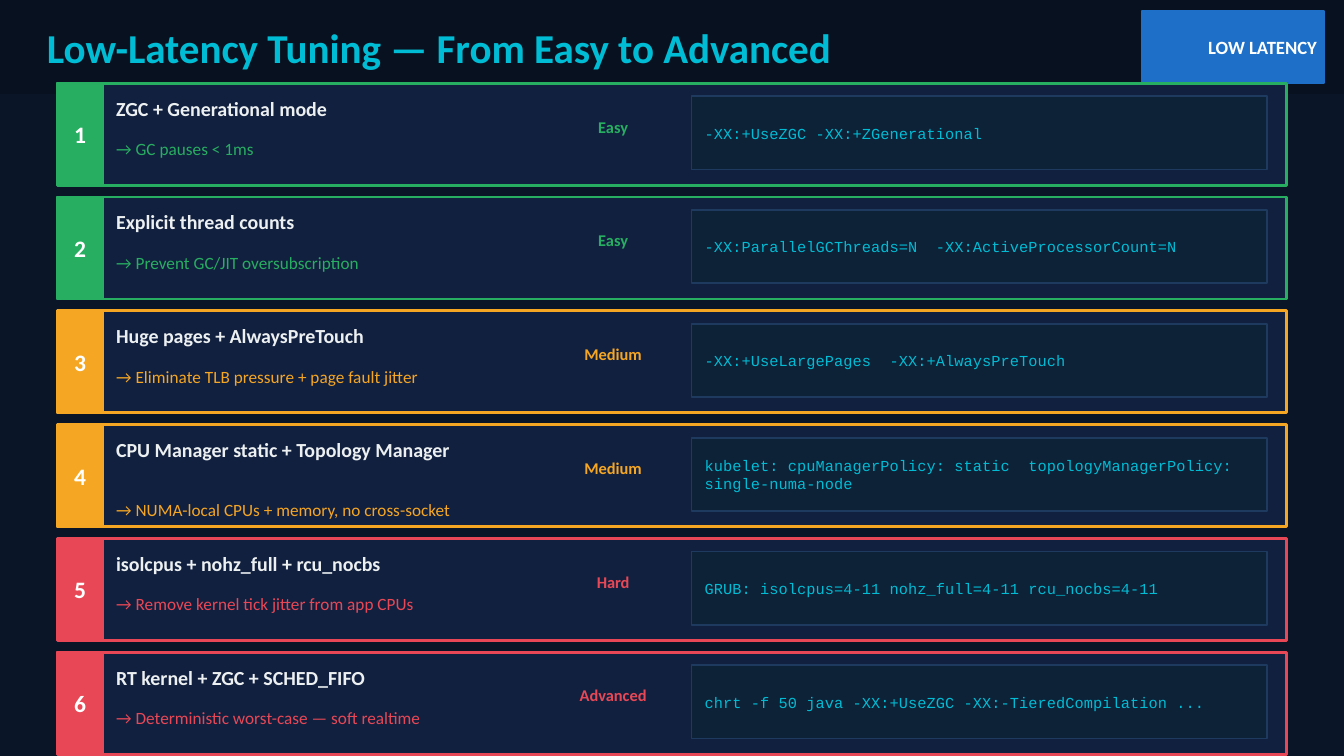
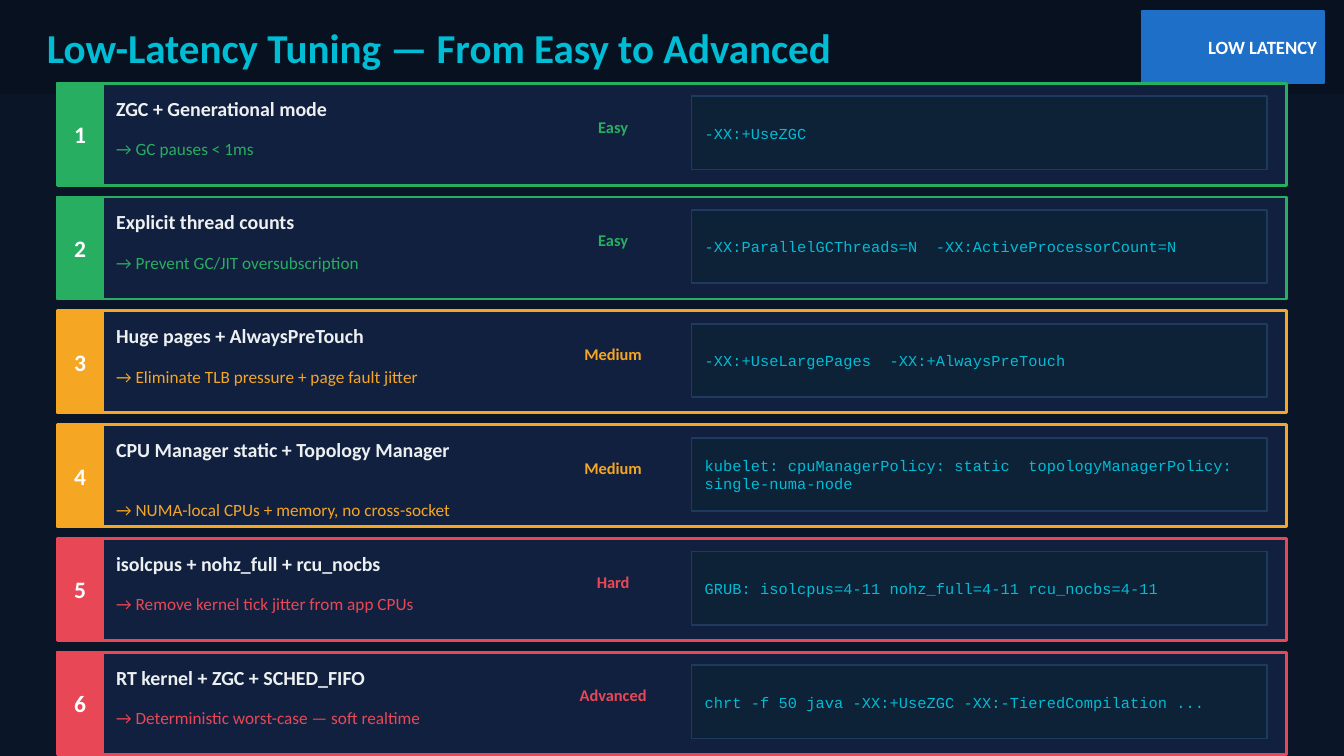
Before and after one commit to patterncatalyst/quarkus-optimization, a slide deck: slide 41 of presentation/optimizing-quarkus-on-kubernetes.pptx. Drawn at 1344x756 pixels with LibreOffice and Linux fonts; fonts in the diff are those of the drawing. Boxes give left, top, right and bottom in pixels: in the first picture for what was removed or moved away, otherwise in the second. Text is boxed around its words. In the diff, an @@ line names an element or a change of style, - is before the commit and + after.

```diff
--- a/presentation/optimizing-quarkus-on-kubernetes.pptx
+++ b/presentation/optimizing-quarkus-on-kubernetes.pptx
@@ text at box(705, 129, 807, 139): text changed @@
--XX:+UseZGC -XX:+ZGenerational
+-XX:+UseZGC
```
Also in this commit, not shown: 11 other slides changed, 1 other file.
